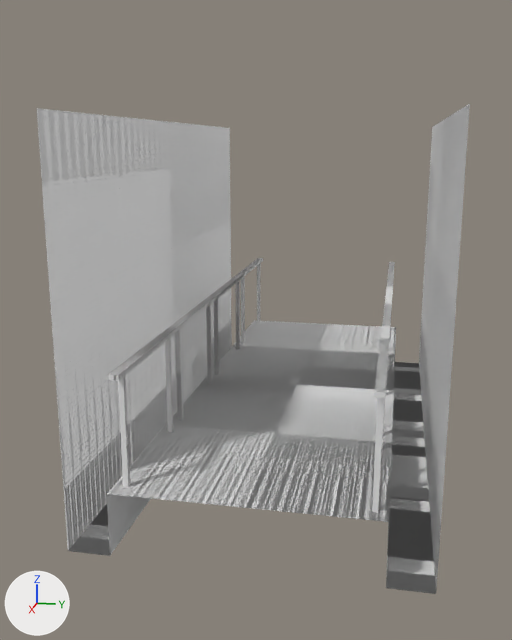
Two versions of the FBX model ArtSource/level/corridor_01_short.fbx, one commit apart.
Before and after are seen from a 50 mm lens placed at (10.55, 1.45, 3.65), pointed at (0.32, -0.59, 1.09). Every picture has the same lights, and +X, +Y and +Z are marked at lower left.
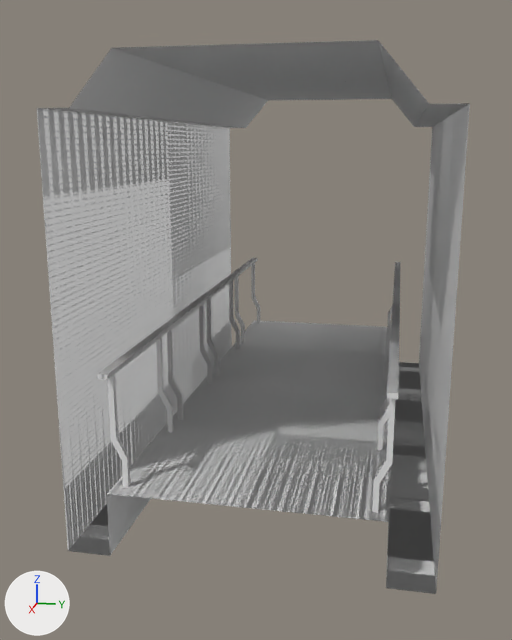
Edits to the bpy script that builds the scene:
```text
Change me_plane_004:
    used by ob_plane_3700; parent = ob_plane_3692; location = (0.0, -2.0, 0.0)
    remove me_plane_004.from_pydata(...)  # 34 vertices, 22 faces; spans x -1.0..1.0, y -1.0..1.0, z -0.75..1.36
    add me_plane_004.from_pydata(...)  # 50 vertices, 34 faces; spans x -1.0..1.0, y -1.0..1.0, z -0.75..1.36
    me_plane_004 part 1: the loose piece of 8 vertices spanning x 0.3..0.41, y -1.0..1.0, z 1.3..1.36 is moved by (0.12, 0.0, 0.0)
    me_plane_004 part 2
    8 vertices are removed from x 0.33..0.39, y -0.82..0.81, z 1.32
    12 faces are deleted
    24 vertices are added at x 0.33..0.5, y -0.82..0.81, z 0.31..1.32
    24 new faces join them
Add me_plane_020:
    me_plane_020.from_pydata([(-2.0, -2.0, 0.0), (2.0, -2.0, 0.0), (-2.0, 2.0, 0.0), (2.0, 2.0, 0.0), (-1.21, -2.0, -0.53), (-1.66, -2.0, 0.0), (1.66, -2.0, 0.0), (1.21, -2.0, -0.53), (1.21, 2.0, -0.53), (1.66, 2.0, 0.0), (-1.66, 2.0, 0.0), (-1.21, 2.0, -0.53), (0.0, -2.0, -0.53), (0.0, 2.0, -0.53)], [], [(12, 7, 8, 13), (6, 1, 3, 9), (4, 11, 10, 5), (6, 9, 8, 7), (0, 5, 10, 2), (4, 12, 13, 11)])
    me_plane_020.materials.append(mat_material)  # its picture is missing
Add ob_plane_4935:
    ob_plane_4935 = bpy.data.objects.new('Plane.4935', me_plane_020)
    ob_plane_4935.location = (-2.0, 0.0, 4.0)
    ob_plane_4935.rotation_euler = (-3.142, 0.0, 1.571)  # degrees (-180, 0, 90)
Add ob_plane_4936:
    ob_plane_4936 = bpy.data.objects.new('Plane.4936', me_plane_020)
    ob_plane_4936.location = (2.0, 0.0, 4.0)
    ob_plane_4936.rotation_euler = (-3.142, 0.0, 1.571)  # degrees (-180, 0, 90)
```

Location of each change, (x1, y1, x2, y2) in pixels of the pictures (512 x 640 px; the box of a moved part takes in the faces that stretch with it):
'Plane.4936', added: after (40, 40, 470, 122)
'Plane.4935', added: after (177, 81, 443, 128)
'Plane.1108', reshaped: before (386, 280, 393, 303); after (297, 280, 427, 439)
'Plane.3705', reshaped: before (297, 280, 427, 439); after (393, 280, 400, 302)
'Plane.1114', reshaped: before (238, 258, 262, 275); after (207, 258, 323, 369)
'Plane.3706', reshaped: before (312, 262, 424, 395); after (394, 262, 401, 280)
'Plane.3700', reshaped: before (212, 258, 323, 369); after (237, 258, 255, 273)
'Plane.1107', reshaped: before (388, 262, 395, 280); after (312, 262, 424, 395)
'Plane.3692', reshaped: before (210, 274, 241, 297); after (202, 274, 234, 296)
'Plane.1110', reshaped: before (382, 304, 392, 332); after (391, 304, 400, 331)
part 1 of me_plane_004, moved or reshaped: before (108, 258, 395, 398); after (98, 258, 401, 399)
part 2 of me_plane_004, built on: before (118, 264, 391, 512); after (108, 263, 396, 512)
'Plane.3699', unchanged, covered by the edit: before (37, 108, 130, 489)
'Plane.1115', unchanged, uncovered by the edit: after (37, 108, 130, 489)
'Plane.3696', unchanged, uncovered by the edit: after (168, 122, 207, 376)
'Plane.1118', unchanged, covered by the edit: before (168, 122, 207, 376)
